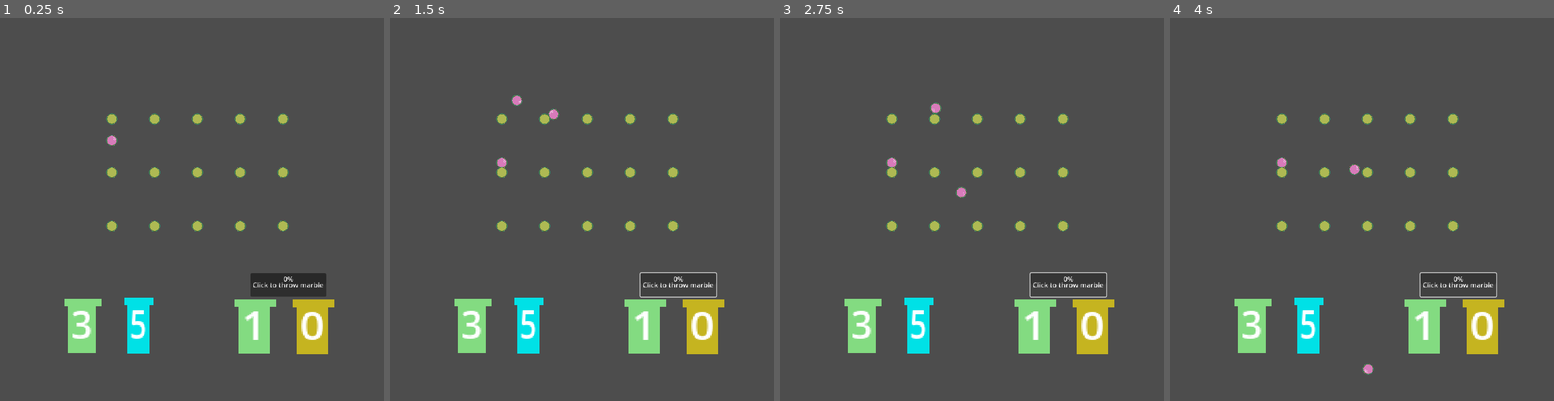
Above: before the commit, frames 1-4 (left to right).
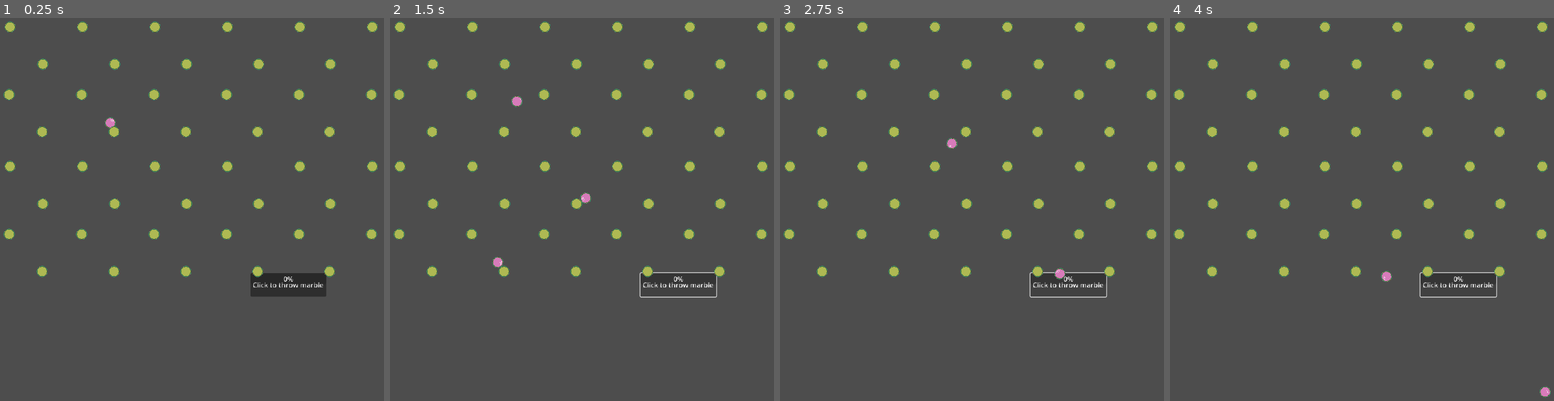
Above: after the commit, the same moments.

Repository: v1ctorio/gamble
Game: Godot game, scene res://pachinko.tscn
Two runs of this game, one before a commit and one after it. Both use one fixed random seed, a clock stepped at 60 frames per second and the inputs below. The engine's default icon, where the game draws it, is replaced by a stand-in: a white triangle on a blue panel in a dark square.
Inputs:
- Up to frame 1 (0.25 s): no input
- Up to frame 2 (1.5 s): click "Click to throw marble" at 0.5 s; click "Click to throw marble" at 1.25 s
- Up to frame 3 (2.75 s): click "Click to throw marble" at 2 s
- Up to frame 4 (4 s): tap Enter at 2.75 s

The runs differ from the first frame. In frame 1, 8.2% of the frame differs, in the area x 0-99%, y 0-88%; in frame 2, 8.4%; in frame 3, 8.5%; in frame 4, 8.5%.

Commit message:
Use obstacle rows

Diff:
--- a/pachinko.tscn
+++ b/pachinko.tscn
@@ -7,7 +7,7 @@
 [ext_resource type="Texture2D" uid="uid://cxwlsueenmku7" path="res://assets/floor.png" id="5_3huoa"]
 [ext_resource type="PackedScene" uid="uid://dd5d61adbgqn3" path="res://marble_despawn_zone.tscn" id="5_yapkp"]
 [ext_resource type="PackedScene" uid="uid://c8njfbt130pbl" path="res://scenes/pachinko/score_tile.tscn" id="7_e27ee"]
-[ext_resource type="PackedScene" uid="uid://0san22hrnag0" path="res://scenes/pachinko/score_pipe.tscn" id="8_oss1s"]
+[ext_resource type="PackedScene" uid="uid://bssyckix4djqv" path="res://scenes/pachinko/obstacle_row.tscn" id="8_oss1s"]
 
 [sub_resource type="PhysicsMaterial" id="PhysicsMaterial_6b7t7"]
 friction = 0.43
@@ -52,11 +52,6 @@
 
 [node name="pachinko" type="Node2D"]
 script = ExtResource("1_3huoa")
-count = 15
-per_row = 5
-beggining = Vector2(-200, -180)
-horizontal_spacing = Vector2(100, 0)
-row_spacing = Vector2(0, 125)
 metadata/_edit_group_ = true
 
 [node name="Button" parent="." instance=ExtResource("3_33s87")]
@@ -85,21 +80,56 @@
 [node name="StaticBody2D" parent="." instance=ExtResource("7_e27ee")]
 position = Vector2(-195, -146)
 
-[node name="ScorePipe" parent="." instance=ExtResource("8_oss1s")]
-position = Vector2(-310, 240)
-scale = Vector2(14.479217, 14.245744)
-giving_score = 3
+[node name="CanvasGroup" type="CanvasGroup" parent="."]
 
-[node name="ScorePipe2" parent="." instance=ExtResource("8_oss1s")]
-position = Vector2(87, 240.99998)
-giving_score = 1
+[node name="ObstacleRow" parent="CanvasGroup" instance=ExtResource("8_oss1s")]
+offset_left = -462.0
+offset_top = -414.0
+offset_right = 445.0
+offset_bottom = -374.0
+count = 6
 
-[node name="ScorePipe3" parent="." instance=ExtResource("8_oss1s")]
-position = Vector2(-170, 237)
-scale = Vector2(11.515637, 14.728286)
-giving_score = 5
-color = Color(0, 0.88235295, 0.9019608, 1)
+[node name="obstacle_row" parent="CanvasGroup" instance=ExtResource("8_oss1s")]
+offset_left = -385.0
+offset_top = -327.0
+offset_right = 335.0
+offset_bottom = -287.0
 
-[node name="ScorePipe4" parent="." instance=ExtResource("8_oss1s")]
-position = Vector2(223, 242)
-color = Color(0.77270937, 0.7055149, 0.12687725, 1)
+[node name="ObstacleRow2" parent="CanvasGroup" instance=ExtResource("8_oss1s")]
+offset_left = -464.0
+offset_top = -256.0
+offset_right = 443.0
+offset_bottom = -216.0
+count = 6
+
+[node name="obstacle_row2" parent="CanvasGroup" instance=ExtResource("8_oss1s")]
+offset_left = -387.0
+offset_top = -169.0
+offset_right = 333.0
+offset_bottom = -129.0
+
+[node name="ObstacleRow3" parent="CanvasGroup" instance=ExtResource("8_oss1s")]
+offset_left = -462.0
+offset_top = -88.0
+offset_right = 445.0
+offset_bottom = -48.0
+count = 6
+
+[node name="obstacle_row3" parent="CanvasGroup" instance=ExtResource("8_oss1s")]
+offset_left = -385.0
+offset_top = -1.0
+offset_right = 335.0
+offset_bottom = 39.0
+
+[node name="ObstacleRow4" parent="CanvasGroup" instance=ExtResource("8_oss1s")]
+offset_left = -464.0
+offset_top = 70.0
+offset_right = 443.0
+offset_bottom = 110.0
+count = 6
+
+[node name="obstacle_row4" parent="CanvasGroup" instance=ExtResource("8_oss1s")]
+offset_left = -387.0
+offset_top = 157.0
+offset_right = 333.0
+offset_bottom = 197.0
--- /dev/null
+++ b/scenes/pachinko/obstacle_row.gd
@@ -0,0 +1,21 @@
+extends Container
+
+
+@export var count: int = 5
+
+
+var obstacle: PackedScene = load("res://scenes/pachinko/obstacle.tscn")
+func _ready() -> void:
+	_spawn_row()
+
+
+
+func _spawn_row():
+	var spacing: float = (size.x / (count - 1.0) - 12.0) if count > 1 else 0.0
+
+	for i in (count-1):
+		var o := obstacle.instantiate() as StaticBody2D
+		add_child(o)
+		o.position = $obstacle.position + Vector2(spacing * (i+1),0)
+
+		pass
--- /dev/null
+++ b/scenes/pachinko/obstacle_row.tscn
@@ -0,0 +1,12 @@
+[gd_scene load_steps=3 format=3 uid="uid://bssyckix4djqv"]
+
+[ext_resource type="Script" uid="uid://23dmgdlhwjx7" path="res://scenes/pachinko/obstacle_row.gd" id="1_4r0l0"]
+[ext_resource type="PackedScene" uid="uid://bxwsk3gfsaobx" path="res://scenes/pachinko/obstacle.tscn" id="2_yre4g"]
+
+[node name="obstacle_row" type="Container"]
+offset_right = 720.0
+offset_bottom = 40.0
+script = ExtResource("1_4r0l0")
+
+[node name="obstacle" parent="." instance=ExtResource("2_yre4g")]
+position = Vector2(24, 19)
--- a/scripts/pachinko.gd
+++ b/scripts/pachinko.gd
@@ -1,36 +1,36 @@
 extends Node2D
-
-func _ready() -> void:
-	_obstacles_spawn()
-	_score_tiles_spawn()
-
-
-
-@export var count: int = 9
-@export var per_row: int = 3
-@export var beggining: Vector2
-@export var horizontal_spacing: Vector2 = Vector2(50.0,0.0)
-@export var row_spacing: Vector2 = Vector2(0.0,100.0)
-var obstacle: PackedScene = load("res://scenes/pachinko/obstacle.tscn")
-
-
-func _obstacles_spawn():
-	for i in count:
-		var row = i / per_row
-		var col = i % per_row
-		var obs := obstacle.instantiate() as StaticBody2D
-		add_child(obs)
-		obs.position = beggining + horizontal_spacing * col + row_spacing * row
-
-
-var score_tile: PackedScene = load("res://scenes/pachinko/score_tile.tscn")
-
-var possibleLocations: Array[Vector2] = [Vector2(0.0,0.0)]
-
-func _score_tiles_spawn():
-	for i in len(possibleLocations):
-		var tile := score_tile.instantiate() as Node2D
-		add_child(tile)
-		tile.position = possibleLocations[i]
-
-	pass
+#
+#func _ready() -> void:
+	#_obstacles_spawn()
+	#_score_tiles_spawn()
+	#
+#
+#
+#@export var count: int = 9
+#@export var per_row: int = 3
+#@export var beggining: Vector2
+#@export var horizontal_spacing: Vector2 = Vector2(50.0,0.0)
+#@export var row_spacing: Vector2 = Vector2(100.0,100.0)
+#var obstacle: PackedScene = load("res://scenes/pachinko/obstacle.tscn")
+#
+#
+#func _obstacles_spawn():
+	#for i in count:
+		#var row = i / per_row
+		#var col = i % per_row
+		#var obs := obstacle.instantiate() as StaticBody2D
+		#add_child(obs)
+		#obs.position = beggining + horizontal_spacing * col + row_spacing * row
+		#
+#
+#var score_tile: PackedScene = load("res://scenes/pachinko/score_tile.tscn")
+#
+#var possibleLocations: Array[Vector2] = [Vector2(0.0,0.0)]
+#
+##func _score_tiles_spawn():
+	#for i in len(possibleLocations):
+		#var tile := score_tile.instantiate() as Node2D
+		#add_child(tile)
+		#tile.position = possibleLocations[i]
+		#
+	#pass
Not shown, added: scenes/pachinko/obstacle_row.gd.uid
